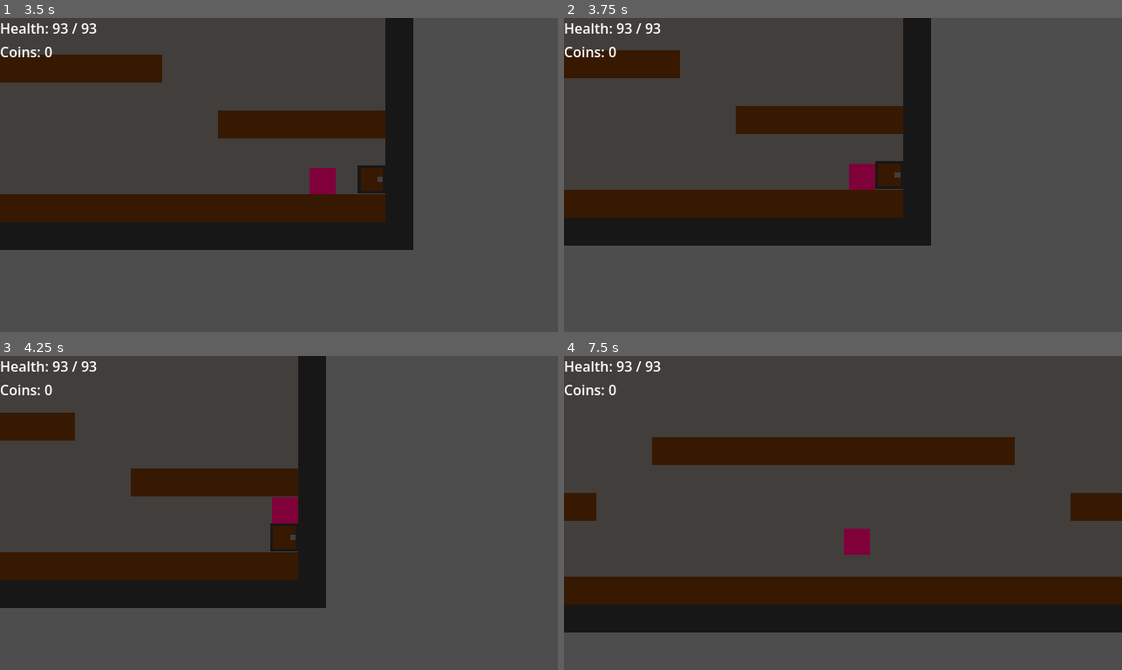
Above: before the commit, frames 1-4 (two rows, left to right).
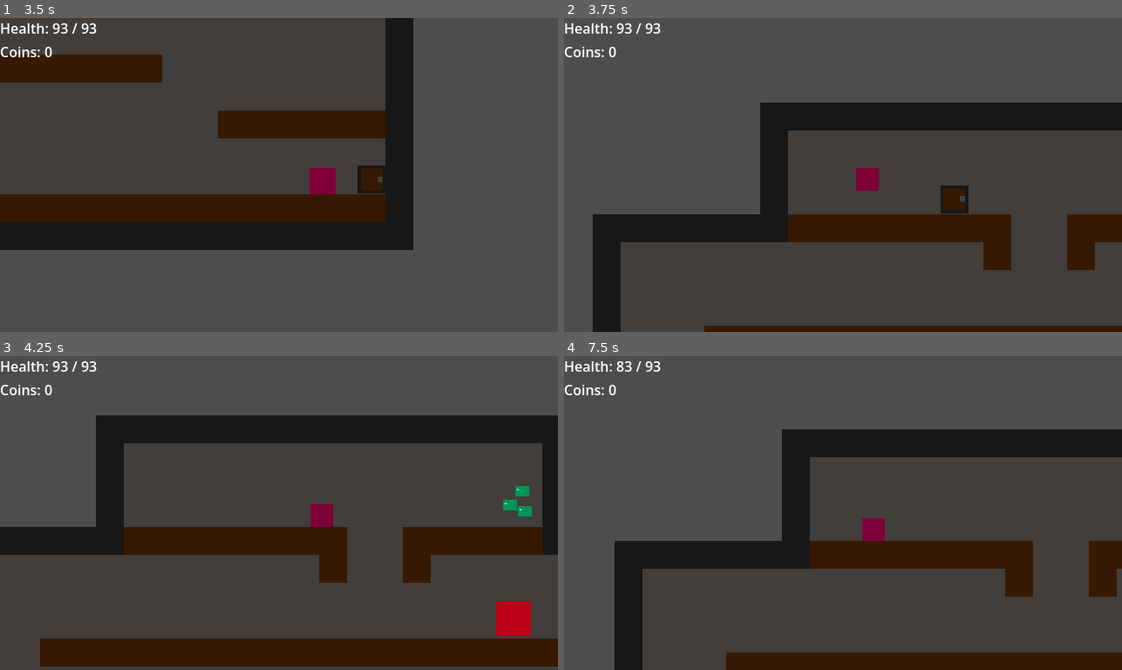
Above: after the commit, the same moments.

Repository: violetstone17/mr.-crowley
Game: Godot game, scene res://scenes/Areas/cantina.tscn
Two runs of this game, one before a commit and one after it. Both use one fixed random seed, a clock stepped at 60 frames per second and the inputs below.
Inputs (mouse positions are in pixels of both pictures, inside the frame that each line leads up to):
- Up to frame 1 (3.5 s): move the mouse to (401, 159) at 0.52 s; hold E (interact) 0.53-1.28 s; hold D (moveRight) 0.53-2.03 s; tap Space (jump) at 0.77, 1.52, 3.02 s; move the mouse to (167, 190) at 1.27 s; click (167, 190) at 1.35 s; move the mouse to (334, 105) at 2.02 s; hold A (moveLeft) 2.03-2.78 s; hold E (interact) 2.03-2.78 s; move the mouse to (251, 237) at 2.77 s; hold D (moveRight) from 2.78 s (still down); click (251, 237) at 2.85 s
- Up to frame 2 (3.75 s): keep holding D (moveRight); move the mouse to (1010, 222) at 3.52 s; hold E (interact) from 3.53 s (still down)
- Up to frame 3 (4.25 s): keep holding D (moveRight); keep holding E (interact); tap Space (jump) at 3.77 s
- Up to frame 4 (7.5 s): move the mouse to (675, 465) at 4.27 s; release D (moveRight) at 4.28 s; release E (interact) at 4.28 s; hold A (moveLeft) 4.28-5.03 s; click (675, 465) at 4.35 s; tap Space (jump) at 4.52, 6.02, 6.77 s; move the mouse to (870, 513) at 5.02 s; hold D (moveRight) 5.03-5.78 s; hold E (interact) 5.03-5.78 s; move the mouse to (759, 434) at 5.77 s; hold A (moveLeft) 5.78-7.28 s; click (759, 434) at 5.85 s; move the mouse to (965, 497) at 6.52 s; hold E (interact) 6.53-7.28 s; move the mouse to (731, 528) at 7.27 s; hold D (moveRight) from 7.28 s (still down); click (731, 528) at 7.35 s

Frame 1 is identical in both runs. In frame 2, 27% of the frame differs, in the area x 0-100%, y 0-100%; in frame 3, 43%, in the area x 0-100%, y 0-99%; in frame 4, 40%.

Commit message:
0.0.3 got a basic loop working, cantina points to dungeon and dunegon points to cantina

Diff:
--- a/mr.-crawly/scenes/Areas/cantina.tscn
+++ b/mr.-crawly/scenes/Areas/cantina.tscn
@@ -6,7 +6,6 @@
 [ext_resource type="PackedScene" uid="uid://55l26n0ue5bj" path="res://scenes/UI/shopMenu.tscn" id="3_gf0e1"]
 [ext_resource type="Script" uid="uid://bre18r65rqlld" path="res://scripts/UI/shopCounter.gd" id="5_yvio2"]
 [ext_resource type="PackedScene" uid="uid://bn1wa2qlufcgs" path="res://scenes/Items/levelReturn.tscn" id="6_iks6r"]
-[ext_resource type="PackedScene" uid="uid://d0c3cr26ugvj2" path="res://scenes/Areas/cantina.tscn" id="7_wsv61"]
 
 [sub_resource type="RectangleShape2D" id="RectangleShape2D_igtx2"]
 size = Vector2(68.5, 99.5)
@@ -53,4 +52,4 @@
 
 [node name="levelReturn" parent="." unique_id=604020864 instance=ExtResource("6_iks6r")]
 position = Vector2(927.99994, 254.99998)
-targetLevel = ExtResource("7_wsv61")
+targetLevelPath = "res://scenes/Areas/dungeon_layer.tscn"
--- a/mr.-crawly/scenes/Areas/dungeon_layer.tscn
+++ b/mr.-crawly/scenes/Areas/dungeon_layer.tscn
@@ -11,7 +11,6 @@
 [ext_resource type="PackedScene" uid="uid://04en5jukf3h3" path="res://scenes/UI/HUD.tscn" id="9_2pr58"]
 [ext_resource type="Script" uid="uid://d0dh64g3cwxii" path="res://scripts/items/door.gd" id="9_yftn8"]
 [ext_resource type="PackedScene" uid="uid://bn1wa2qlufcgs" path="res://scenes/Items/levelReturn.tscn" id="10_p8pel"]
-[ext_resource type="PackedScene" uid="uid://d0c3cr26ugvj2" path="res://scenes/Areas/cantina.tscn" id="11_0tisj"]
 
 [node name="DungeonLayer" type="Node2D" unique_id=198205434]
 
@@ -38,7 +37,7 @@
 [node name="levelReturn" parent="side view level" unique_id=903761690 instance=ExtResource("10_p8pel")]
 position = Vector2(1599.9998, 511.99985)
 scale = Vector2(0.09999999, 0.09999999)
-targetLevel = ExtResource("11_0tisj")
+targetLevelPath = "res://scenes/Areas/cantina.tscn"
 
 [node name="player" parent="." unique_id=902986622 instance=ExtResource("4_yftn8")]
 position = Vector2(38, 37)
--- a/mr.-crawly/scenes/Items/levelReturn.tscn
+++ b/mr.-crawly/scenes/Items/levelReturn.tscn
@@ -5,4 +5,3 @@
 
 [node name="levelReturn" unique_id=604020864 instance=ExtResource("1_xv7nh")]
 script = ExtResource("2_80cct")
-targetLevel = null
--- a/mr.-crawly/scripts/items/levelReturn.gd
+++ b/mr.-crawly/scripts/items/levelReturn.gd
@@ -1,7 +1,9 @@
 extends "res://scripts/items/door.gd"
 
-@export var targetLevel: PackedScene
+# Stored as a path (not a PackedScene) so two scenes can point at each other
+# without creating a cyclic resource reference.
+@export_file("*.tscn") var targetLevelPath: String
 
 func checkDoor(body: Node2D) -> void:
-	if body.is_in_group("player") and targetLevel != null:
-		get_tree().change_scene_to_packed(targetLevel)
+	if body.is_in_group("player") and targetLevelPath != "":
+		get_tree().change_scene_to_file(targetLevelPath)
Not shown, added: door-fix.patch
